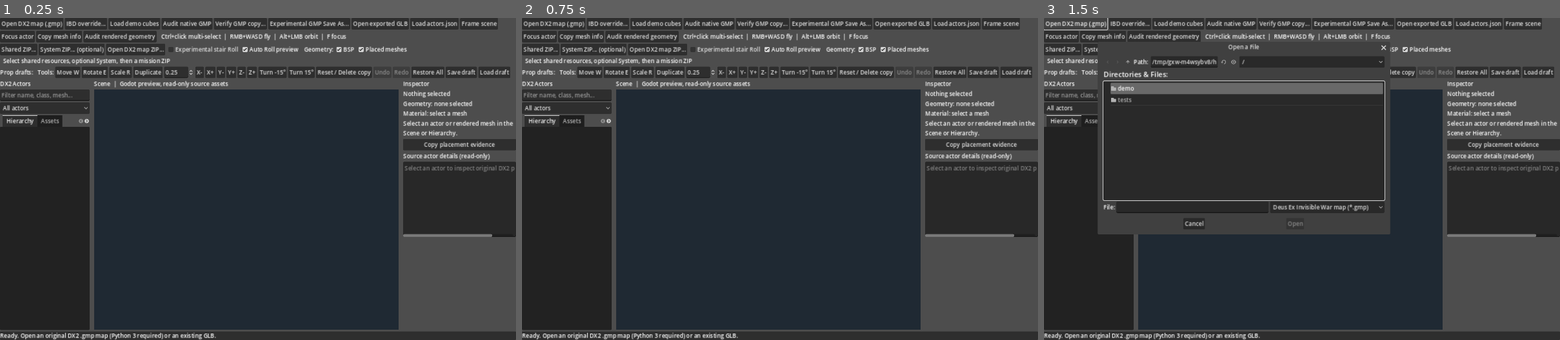
Above: before the commit, frames 1-3 (left to right).
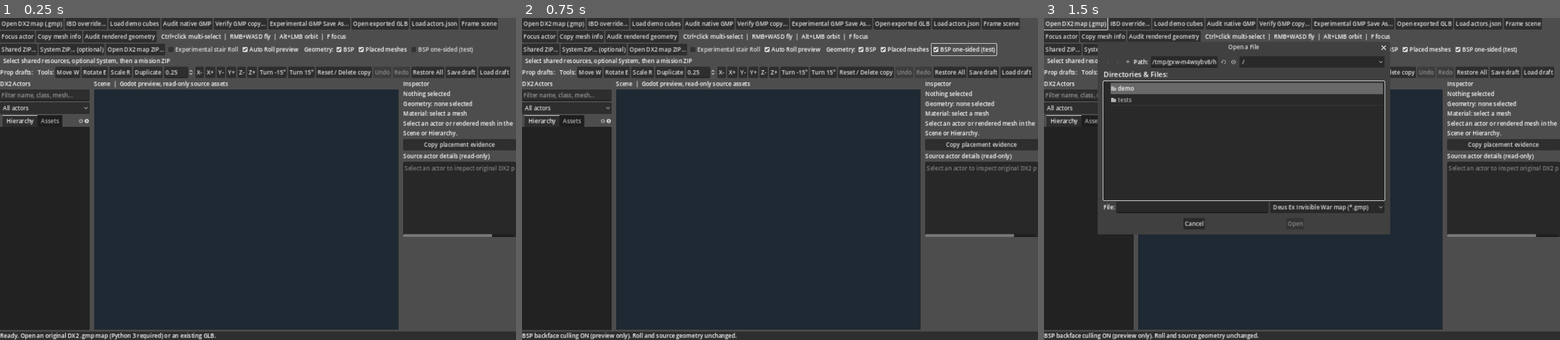
Above: after the commit, the same moments.

Repository: JakX2/Deus-Ex-2-SDK
Game: Godot game, scene res://main.tscn
The game is run twice, just before and just after one commit, with the same random seed, the same clock (stepped at 60 frames per second) and the same inputs.
Inputs (mouse positions are in pixels of both pictures, inside the frame that each line leads up to):
- Up to frame 1 (0.25 s): no input
- Up to frame 2 (0.75 s): click (965, 50) at 0.5 s, where only the run after the commit has a clickable "BSP one-sided (test)"
- Up to frame 3 (1.5 s): click "Open DX2 map (.gmp)" at 1.25 s

The runs differ from the first frame. In frame 1, 0.1% of the frame differs, in the area x 79-92%, y 8-11%; in frame 2, 0.6%, in the area x 0-93%, y 7-100%; in frame 3, 0.6%.

Commit message:
Add reversible BSP-only backface culling test to isolate WTO wall occlusion

Diff:
--- a/native_editor/godot_editor/main.gd
+++ b/native_editor/godot_editor/main.gd
@@ -73,6 +73,8 @@
 var preview_auto_roll := true # GLB visualization hypothesis; never retail GMP
 var preview_show_bsp := true # Display only, does not alter GLB or original game map
 var preview_show_actor_meshes := true # Show/hide independently from BSP geometry
+var preview_cull_bsp_backfaces := false # Reversible rendering hypothesis, OFF by default
+var bsp_original_surface_overrides: Dictionary = {} # node id -> original override Materials
 var last_gmp_path: String = ""
 var prop_edit_step: SpinBox
 var original_mesh_transforms: Dictionary = {}
@@ -274,6 +276,12 @@
     show_mesh_toggle.tooltip_text = "Show/hide placed static meshes, props and other non-BSP meshes (read-only, no reimport)."
     show_mesh_toggle.toggled.connect(_set_actor_mesh_preview_visible)
     zip_bar.add_child(show_mesh_toggle)
+    var bsp_cull_toggle := CheckBox.new()
+    bsp_cull_toggle.text = "BSP one-sided (test)"
+    bsp_cull_toggle.button_pressed = preview_cull_bsp_backfaces
+    bsp_cull_toggle.tooltip_text = "Compare native-like backface culling against the imported double-sided BSP. Preview only; placed meshes and GMP unchanged."
+    bsp_cull_toggle.toggled.connect(_set_bsp_backface_preview)
+    zip_bar.add_child(bsp_cull_toggle)
     var zip_hint := Label.new()
     zip_hint.text = "  Select shared resources, optional System, then a mission ZIP"
     zip_bar.add_child(zip_hint)
@@ -987,6 +995,7 @@
     world_root.add_child(scene_root)
     _index_meshes(scene_root)
     _apply_geometry_layer_visibility()
+    _apply_bsp_backface_preview()
     frame_whole_scene()
     current_folder = path.get_base_dir()
     _load_asset_catalog(current_folder.path_join("assets.json"))
@@ -1050,6 +1059,7 @@
     _refresh_history_buttons()
     all_mesh_instances.clear()
     pick_faces_by_mesh.clear()
+    bsp_original_surface_overrides.clear()
     visible_actors.clear()
     actor_list.clear()
     if hierarchy_tree != null:
@@ -1102,6 +1112,46 @@
             continue
         var is_bsp: bool = str(instance.name).begins_with("BSP_")
         instance.visible = preview_show_bsp if is_bsp else preview_show_actor_meshes
+
+
+# BSP-only culling test. GLB currently marks every material double-sided,
+# including BSP. The retail engine may cull back faces on structural walls.
+# Never modify the shared imported mesh/material resource: duplicate the
+# effective material into a per-node surface override and restore on OFF.
+# Actor meshes, source map and saved drafts are completely unaffected.
+func _set_bsp_backface_preview(enabled: bool) -> void:
+    preview_cull_bsp_backfaces = enabled
+    _apply_bsp_backface_preview()
+    if status_label != null:
+        status_label.text = "BSP backface culling %s (preview only). Roll and source geometry unchanged." % ("ON" if enabled else "OFF")
+
+
+func _apply_bsp_backface_preview() -> void:
+    for instance in all_mesh_instances:
+        if not is_instance_valid(instance) or instance.mesh == null:
+            continue
+        if not str(instance.name).begins_with("BSP_"):
+            continue
+        var key: int = instance.get_instance_id()
+        if not preview_cull_bsp_backfaces:
+            if bsp_original_surface_overrides.has(key):
+                var originals: Array = bsp_original_surface_overrides[key]
+                for surface in range(min(originals.size(), instance.mesh.get_surface_count())):
+                    instance.set_surface_override_material(surface, originals[surface])
+                bsp_original_surface_overrides.erase(key)
+            continue
+        if bsp_original_surface_overrides.has(key):
+            continue
+        var original_overrides: Array = []
+        for surface in range(instance.mesh.get_surface_count()):
+            var previous: Material = instance.get_surface_override_material(surface)
+            original_overrides.append(previous)
+            var material: Material = previous if previous != null else instance.mesh.surface_get_material(surface)
+            if material is BaseMaterial3D:
+                var test_material: BaseMaterial3D = material.duplicate() as BaseMaterial3D
+                test_material.cull_mode = BaseMaterial3D.CULL_BACK
+                instance.set_surface_override_material(surface, test_material)
+        bsp_original_surface_overrides[key] = original_overrides
 
 
 func _imported_triangle_coverage() -> Dictionary:
